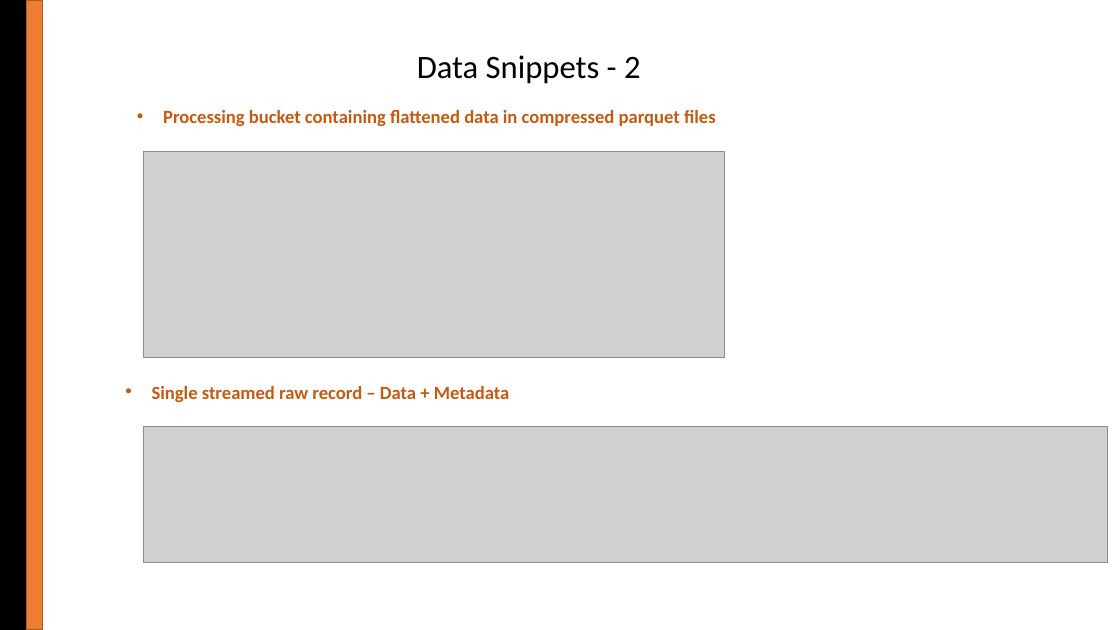
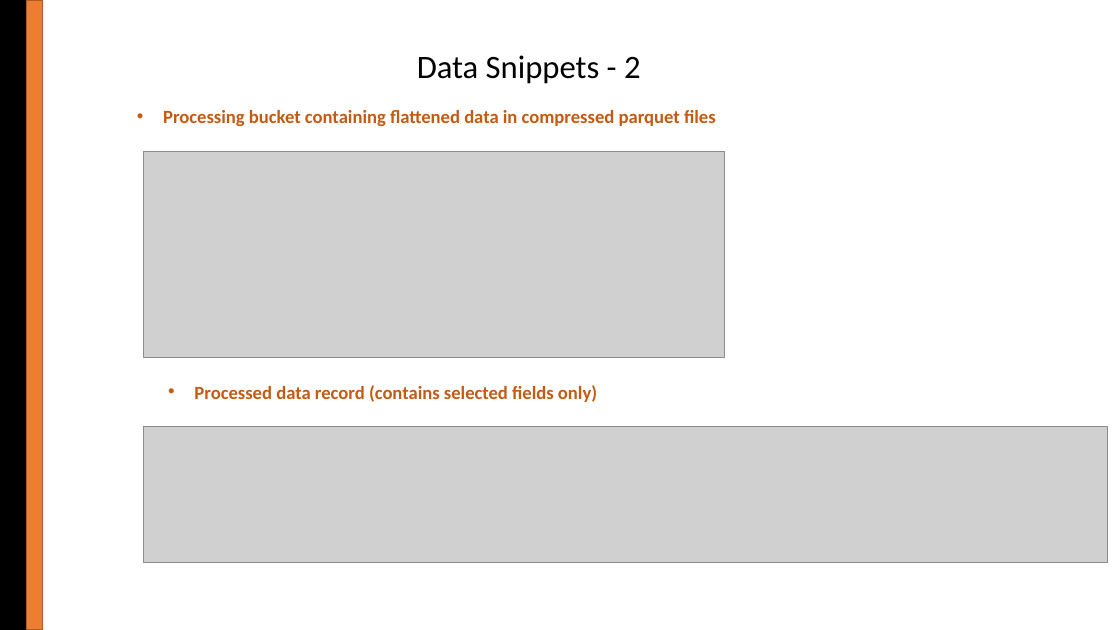
Before and after one commit to CodeChelsea27/twitter-streaming-data, a slide deck: slide 5 of Twitter Data Pipeline POC.pptx. Drawn at 1120x630 pixels with LibreOffice and Linux fonts; fonts in the diff are those of the drawing; grey boxes stand for pictures. Boxes give left, top, right and bottom in pixels: in the first picture for what was removed or moved away, otherwise in the second. Text is boxed around its words. In the diff, an @@ line names an element or a change of style, - is before the commit and + after.

```diff
--- a/Twitter Data Pipeline POC.pptx
+++ b/Twitter Data Pipeline POC.pptx
@@ text at (x1=194, y1=385, x2=597, y2=402): text changed @@
-• Single streamed raw record – Data + Metadata
+• Processed data record (contains selected fields only)
```
Also in this commit, not shown: 1 other slide changed.
